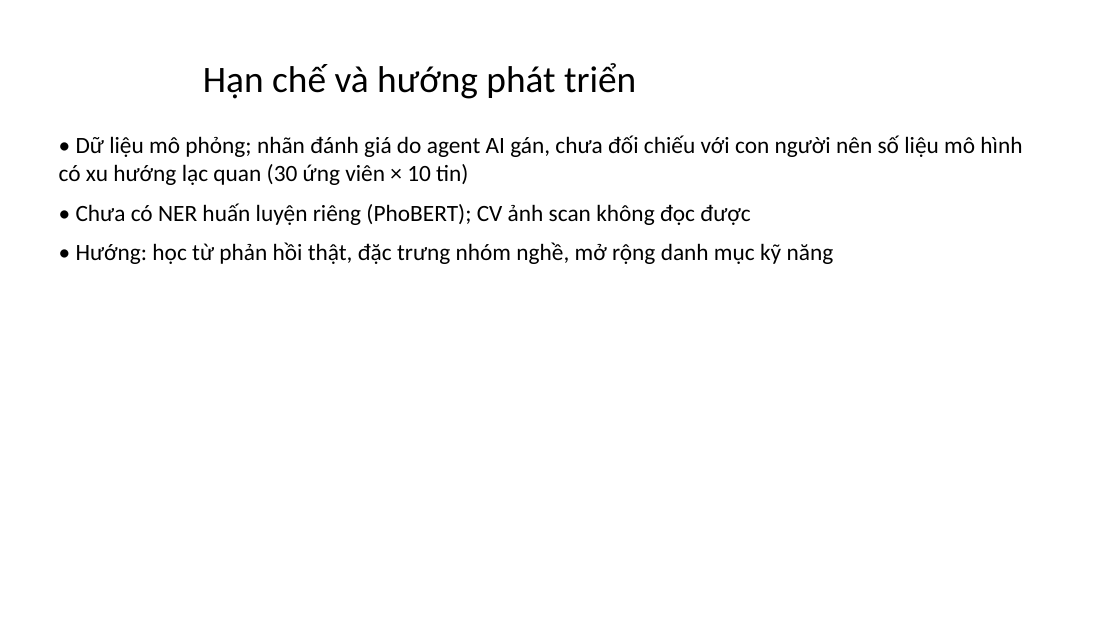
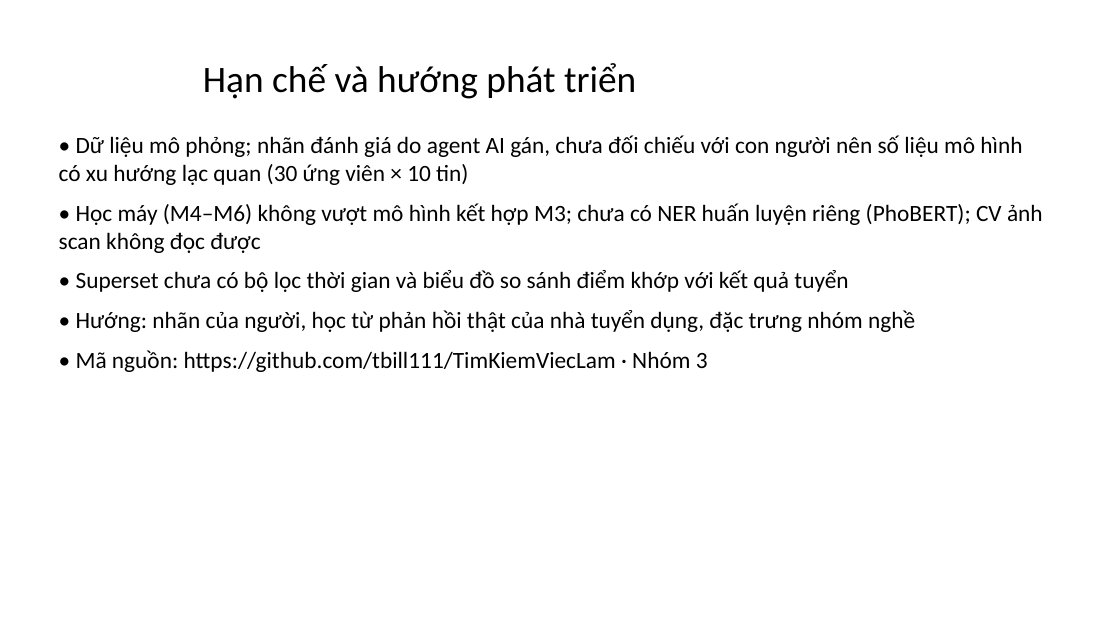
Before and after one commit to tbill111/TimKiemViecLam, a slide deck: slide 11 of docs/report/Slide_TH3.pptx. Drawn at 1120x630 pixels with LibreOffice and Linux fonts; fonts in the diff are those of the drawing. Boxes give left, top, right and bottom in pixels: in the first picture for what was removed or moved away, otherwise in the second. Text is boxed around its words. In the diff, an @@ line names an element or a change of style, - is before the commit and + after.

Commit message:
feat(bi): dịch vụ bi-init tự dựng dashboard Superset (api đọc ID từ volume, không cần sửa .env); thêm biểu đồ 5, 7 và 4 Native Filter; sửa đăng nhập bootstrap có CSRF; kịch bản video; cập nhật báo cáo, slide, số liệu

```diff
--- a/docs/report/Slide_TH3.pptx
+++ b/docs/report/Slide_TH3.pptx
@@ text at bbox=[59, 203, 1043, 372]: text changed @@
-• Chưa có NER huấn luyện riêng (PhoBERT); CV ảnh scan không đọc được
-• Hướng: học từ phản hồi thật, đặc trưng nhóm nghề, mở rộng danh mục kỹ năng
+• Học máy (M4–M6) không vượt mô hình kết hợp M3; chưa có NER huấn luyện riêng (PhoBERT); CV ảnh scan không đọc được
+• Superset chưa có bộ lọc thời gian và biểu đồ so sánh điểm khớp với kết quả tuyển
+• Hướng: nhãn của người, học từ phản hồi thật của nhà tuyển dụng, đặc trưng nhóm nghề
+• Mã nguồn: https://github.com/tbill111/TimKiemViecLam · Nhóm 3
```
Also in this commit, not shown: 3 other slides changed, 26 other files.
